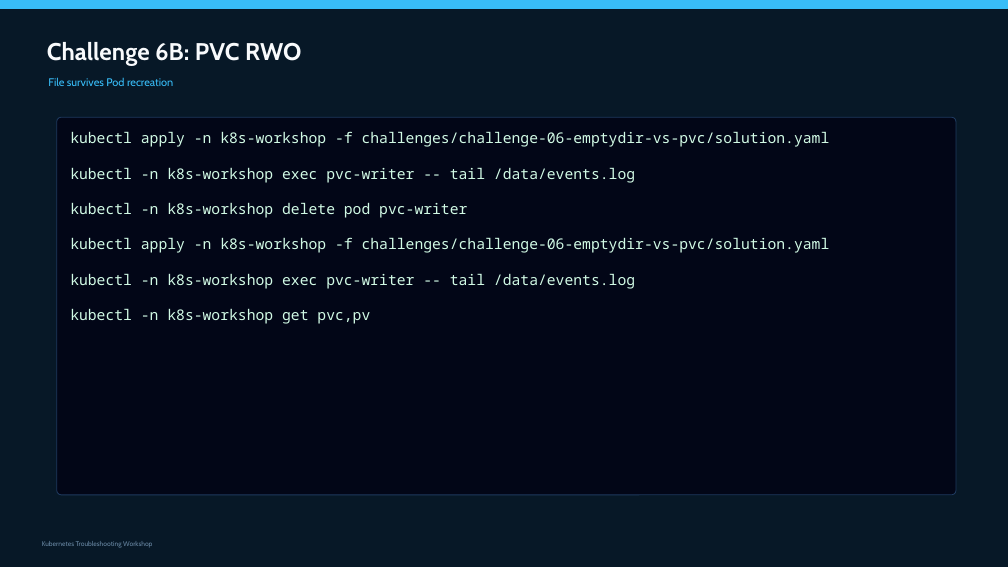
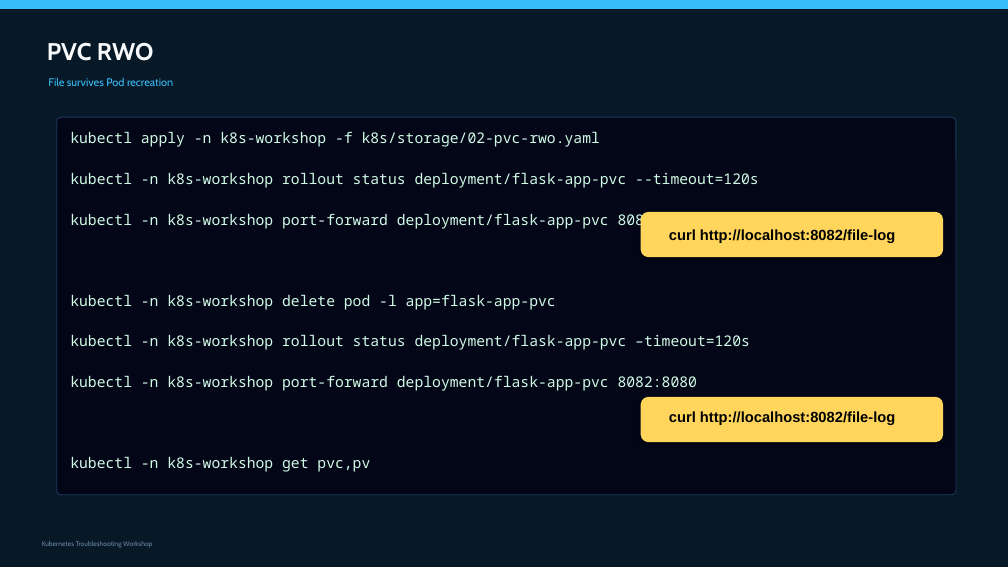
Before and after one commit to slaneslane/k8s-workshop-2, a slide deck: slide 80 of presentations/K8s_Troubleshooting_Workshop_FULL.pptx. Drawn at 1008x567 pixels with LibreOffice and Linux fonts; fonts in the diff are those of the drawing. Boxes give left, top, right and bottom in pixels: in the first picture for what was removed or moved away, otherwise in the second. Text is boxed around its words. In the diff, an @@ line names an element or a change of style, - is before the commit and + after.

```diff
--- a/presentations/K8s_Troubleshooting_Workshop_FULL.pptx
+++ b/presentations/K8s_Troubleshooting_Workshop_FULL.pptx
@@ text at [47, 42, 154, 61]: text changed @@
-Challenge 6B: PVC RWO
+PVC RWO
@@ text at [70, 131, 759, 391]: text changed @@
-kubectl apply -n k8s-workshop -f challenges/challenge-06-emptydir-vs-pvc/solution.yaml
-kubectl -n k8s-workshop exec pvc-writer -- tail /data/events.log
-kubectl -n k8s-workshop delete pod pvc-writer
-kubectl apply -n k8s-workshop -f challenges/challenge-06-emptydir-vs-pvc/solution.yaml
-kubectl -n k8s-workshop exec pvc-writer -- tail /data/events.log
+kubectl apply -n k8s-workshop -f k8s/storage/02-pvc-rwo.yaml
+kubectl -n k8s-workshop rollout status deployment/flask-app-pvc --timeout=120s
+kubectl -n k8s-workshop port-forward deployment/flask-app-pvc 8082:8080
+kubectl -n k8s-workshop delete pod -l app=flask-app-pvc
+kubectl -n k8s-workshop rollout status deployment/flask-app-pvc –timeout=120s
+kubectl -n k8s-workshop port-forward deployment/flask-app-pvc 8082:8080
@@ rounded rectangle added at [641, 212, 944, 257], fill #FFD55C @@
@@ text added at [669, 229, 895, 243], 14 pt, text #000000, bold @@
+curl http://localhost:8082/file-log
@@ rounded rectangle added at [641, 397, 944, 442], fill #FFD55C @@
@@ text added at [669, 411, 895, 425], 14 pt, text #000000, bold @@
+curl http://localhost:8082/file-log
@@ text at [70, 456, 370, 472]: more space between paragraphs @@
```
Also in this commit, not shown: 2 other slides changed, 1 other file.
